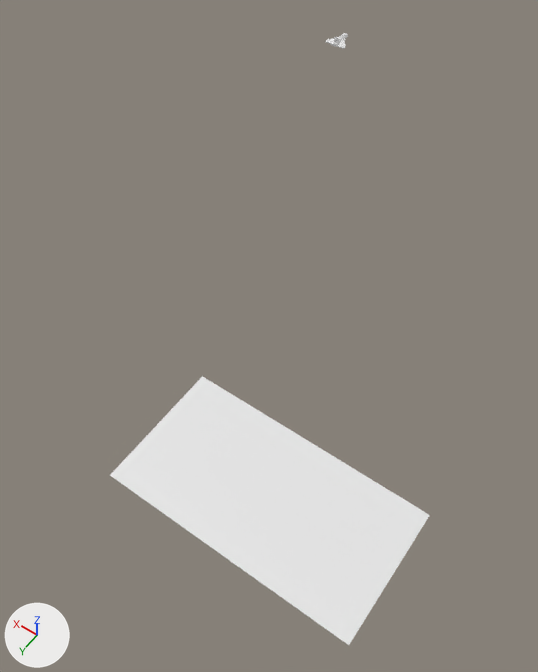
The Blender file assets/zax.blend as it was, and as the next commit left it.
Camera for both pictures: a camera (50 mm lens) standing at (-23.8, 57.3, 92.1) and looking at (21.4, -6.0, -7.4). The lights are fixed; the arrows at lower left show +X, +Y and +Z. The same objects are shown in both versions, whatever each file hides.

In view in the first picture: 'floorbase', 'player'.
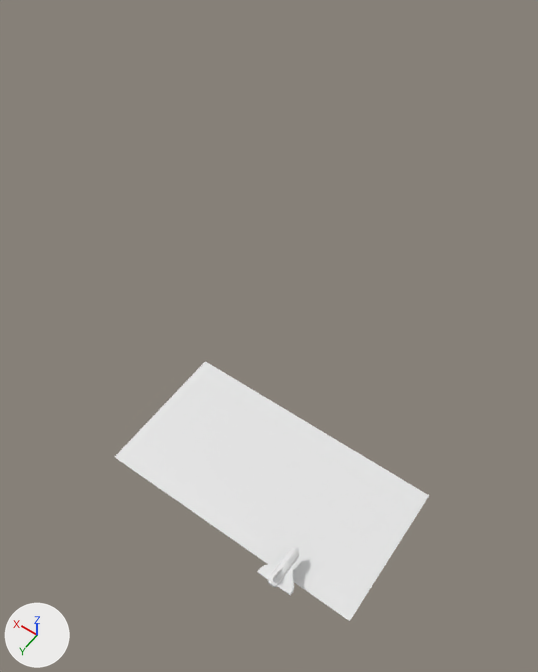
Boxes (x1, y1, x2, y2) around the edits, measured in the pictures (538 x 672 px):
'floorbase', moved
    before: (110, 376, 430, 645)
    after: (115, 361, 429, 621)
'player', moved
    before: (325, 33, 348, 49)
    after: (257, 547, 299, 596)

What the commit changed:
Object 'player' (ob_player) moves from (51.9, -75.0, 3.2) to (-5.7, 29.1, 3.2).
Object 'floorbase' (ob_floorbase) moves from (2.4, 21.1, 0.6) to (3.8, 18.7, 0.6).
